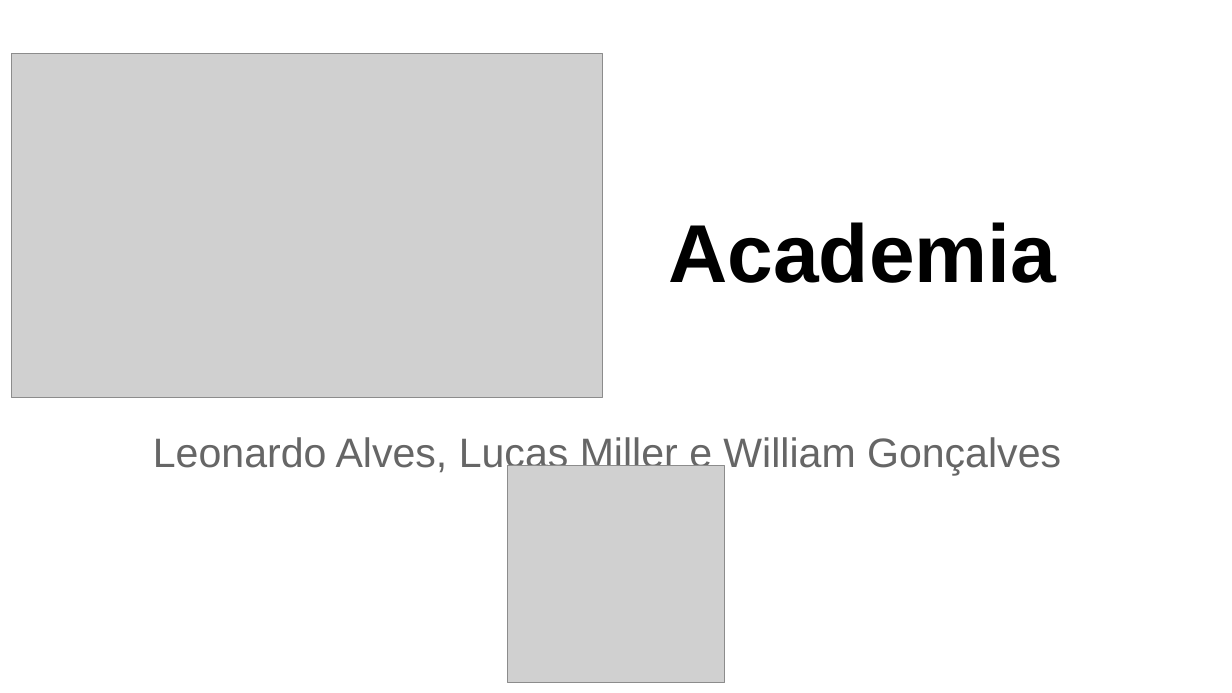
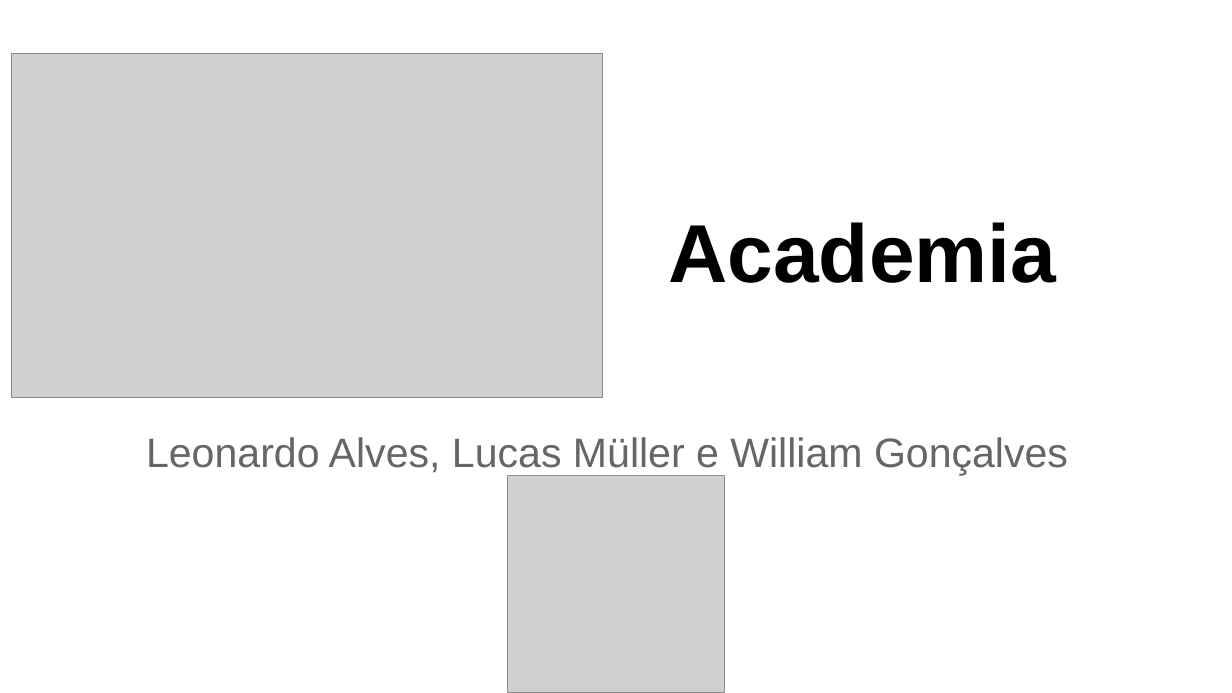
Before and after one commit to williamfgoncalves/william.goncalves, a slide deck: slide 1 of Banco de Dados - Modulo 2/Trabalho Modelagem Academia/Apresentação Modelagem Academia.pptx. Drawn at 1232x693 pixels with LibreOffice and Linux fonts; fonts in the diff are those of the drawing; grey boxes stand for pictures. Boxes give left, top, right and bottom in pixels: in the first picture for what was removed or moved away, otherwise in the second. Text is boxed around its words. In the diff, an @@ line names an element or a change of style, - is before the commit and + after.

Commit message:
Feat(Trabalho Academia e Exercicio): Realização de alterações no trabalho e finalização do exercicio de ER Banco de dados

```diff
--- a/Banco de Dados - Modulo 2/Trabalho Modelagem Academia/Apresentação Modelagem Academia.pptx
+++ b/Banco de Dados - Modulo 2/Trabalho Modelagem Academia/Apresentação Modelagem Academia.pptx
@@ subtitle at (146, 437, 1068, 476): text changed @@
-Leonardo Alves, Lucas Miller e William Gonçalves
+Leonardo Alves, Lucas Müller e William Gonçalves
@@ picture: place and size @@
-picture at (508, 466, 724, 683)
+picture at (508, 476, 724, 692)
```
Also in this commit, not shown: 2 other slides changed, 4 slides added, 1 slide removed, 15 other files.
